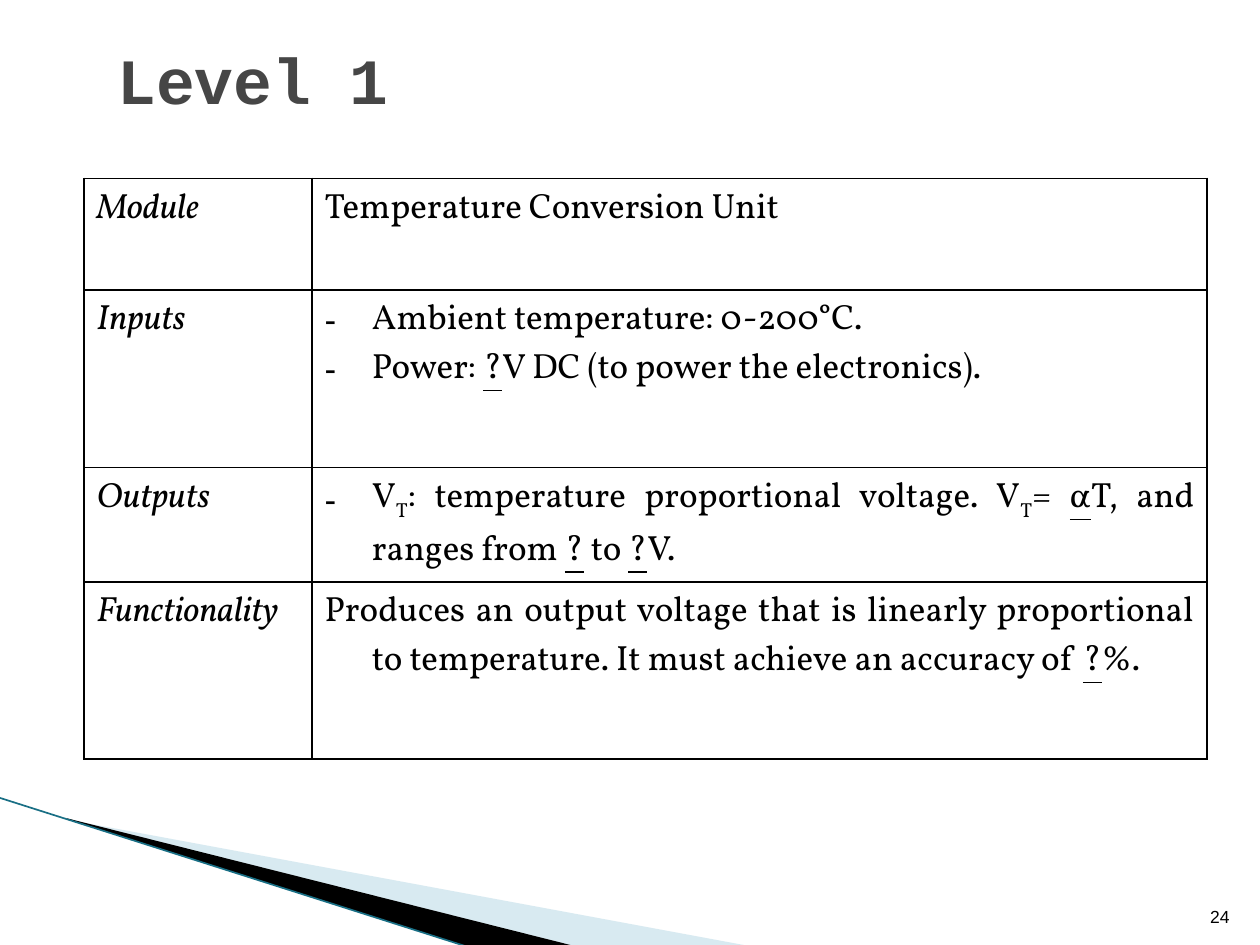
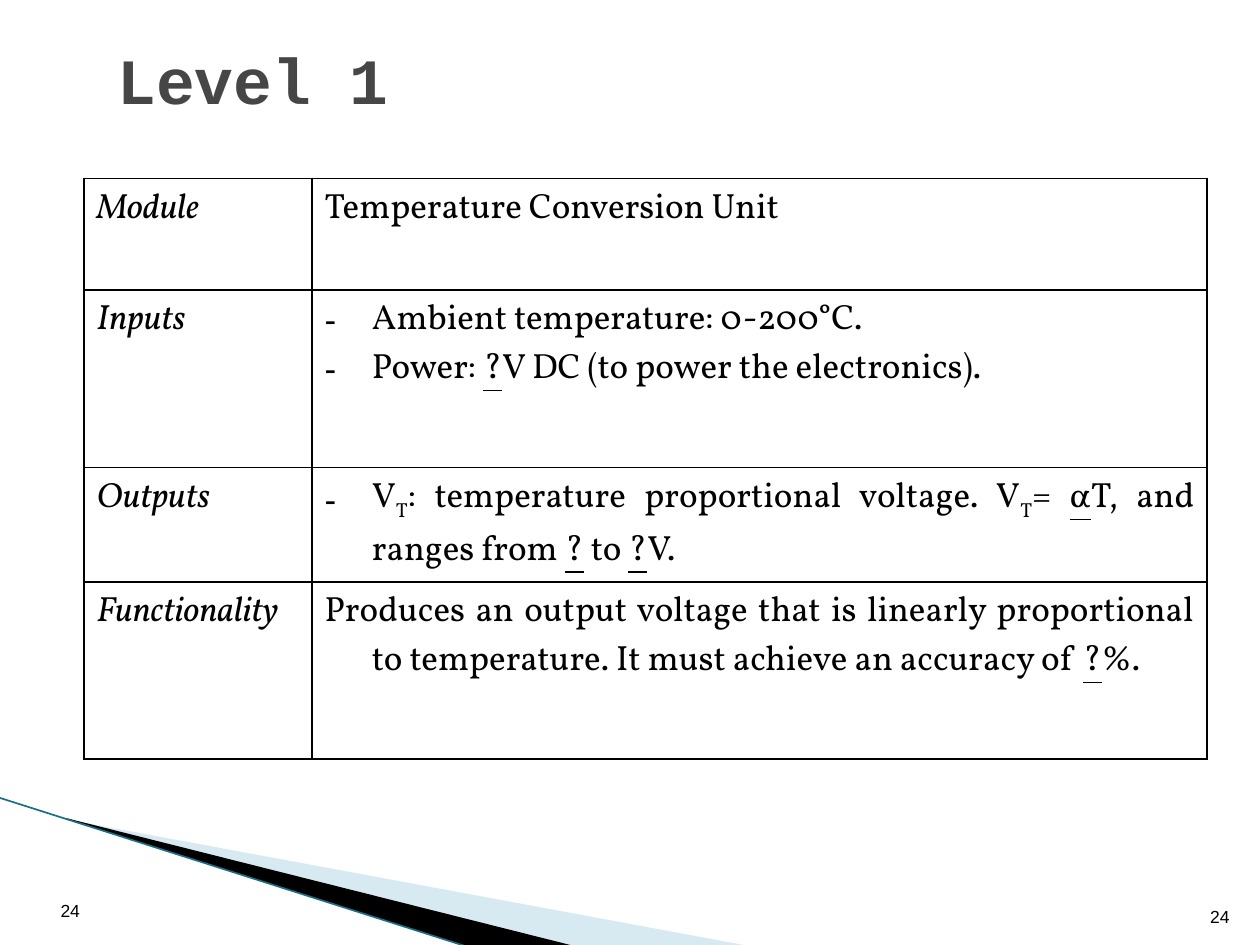
Before and after one commit to coulston/Design-For-Electrical-and-Computer-Engineering, a slide deck: slide 24 of Chapter Presentation/Chapter 5 - Functional Decomposition.pptx. Drawn at 1260x945 pixels with LibreOffice and Linux fonts; fonts in the diff are those of the drawing; background and template pictures are left out. Boxes give left, top, right and bottom in pixels: in the first picture for what was removed or moved away, otherwise in the second. Text is boxed around its words. In the diff, an @@ line names an element or a change of style, - is before the commit and + after.

```diff
--- a/Chapter Presentation/Chapter 5 - Functional Decomposition.pptx
+++ b/Chapter Presentation/Chapter 5 - Functional Decomposition.pptx
@@ page number added at [61, 904, 80, 917], 10 pt, text #000000 @@
+24
```
Also in this commit, not shown: 27 other slides changed, 17 other files.
